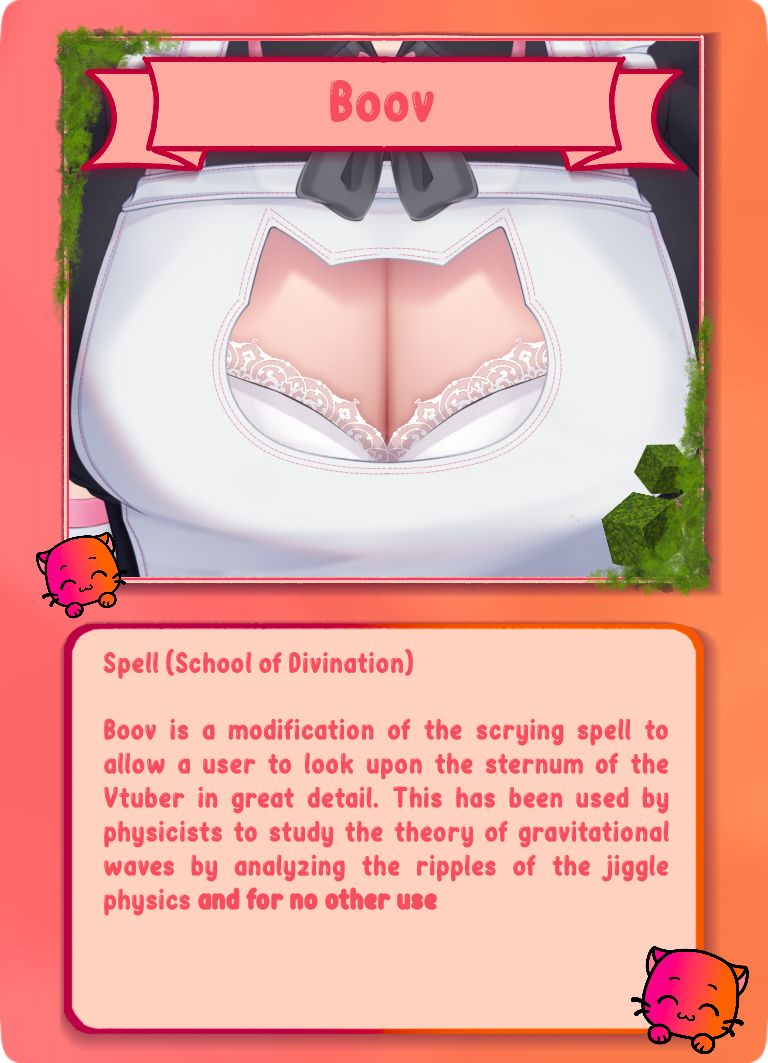
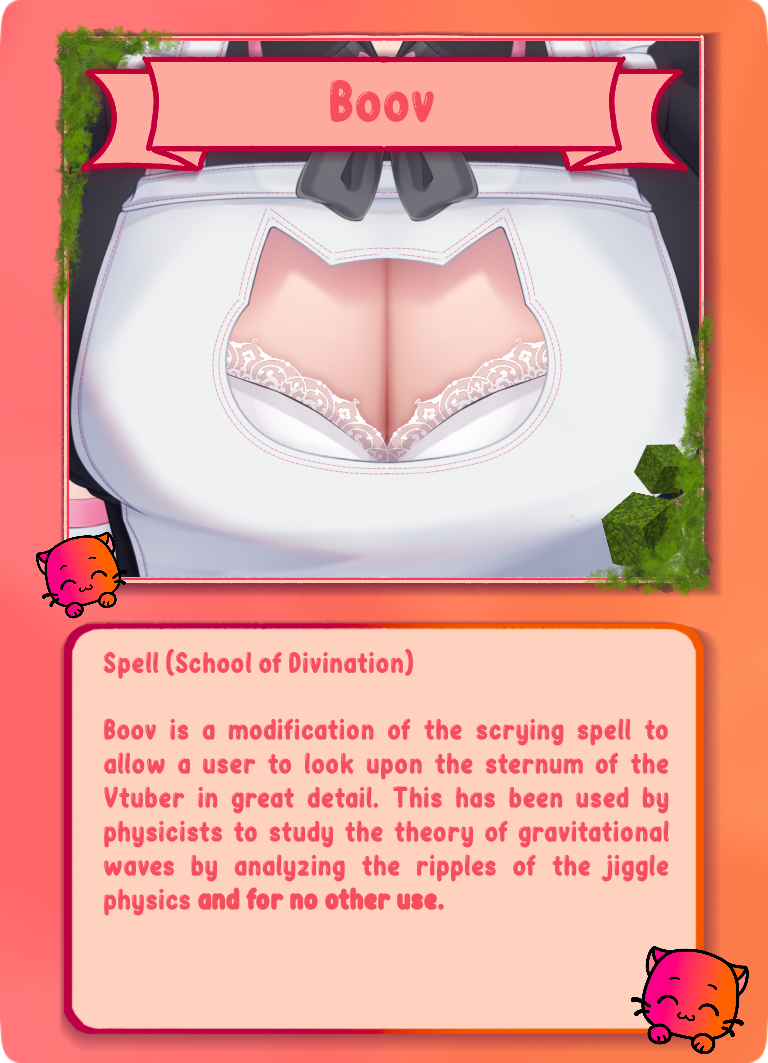
Layers edited between the first and the second 768x1063 image:
painted on "Spell (School of Divination) ..." over (438, 903, 444, 910)
